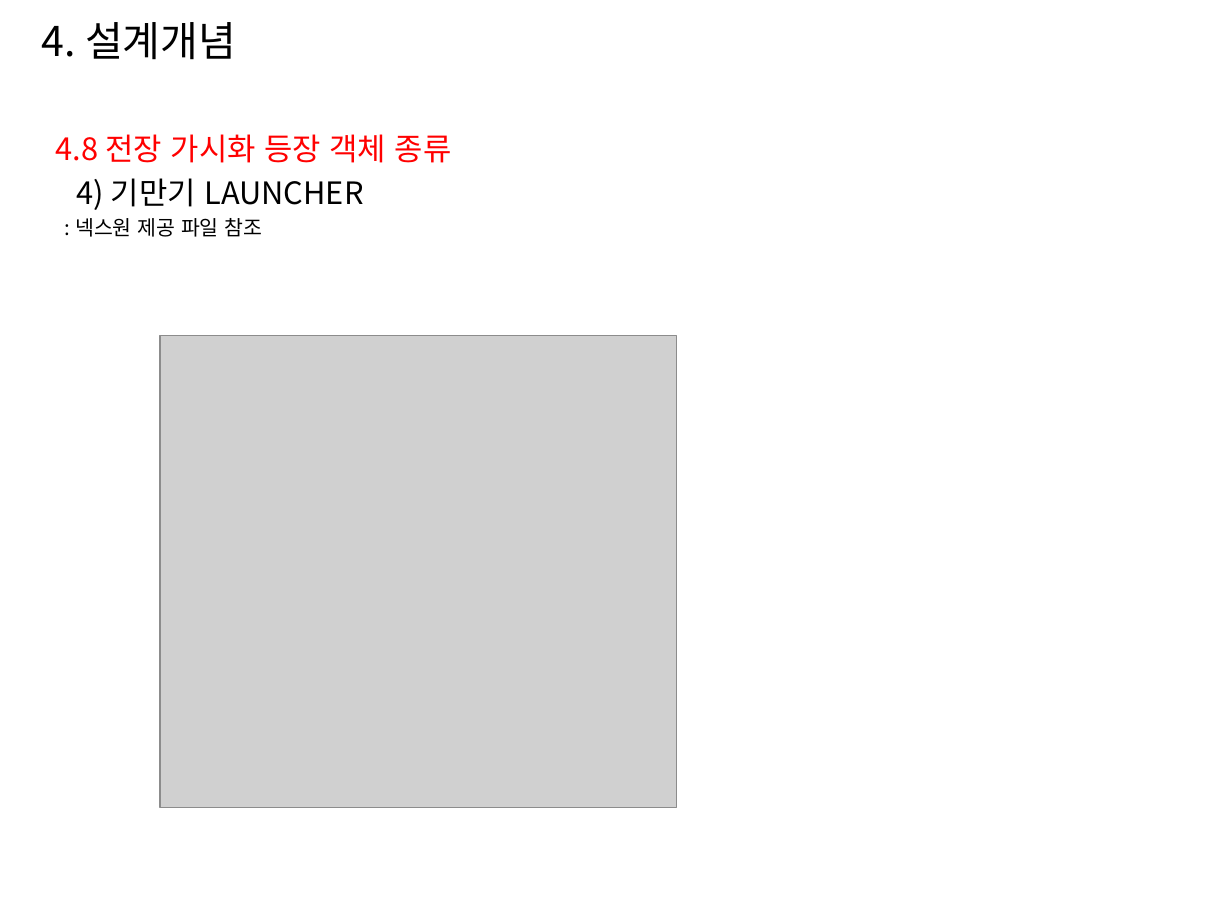
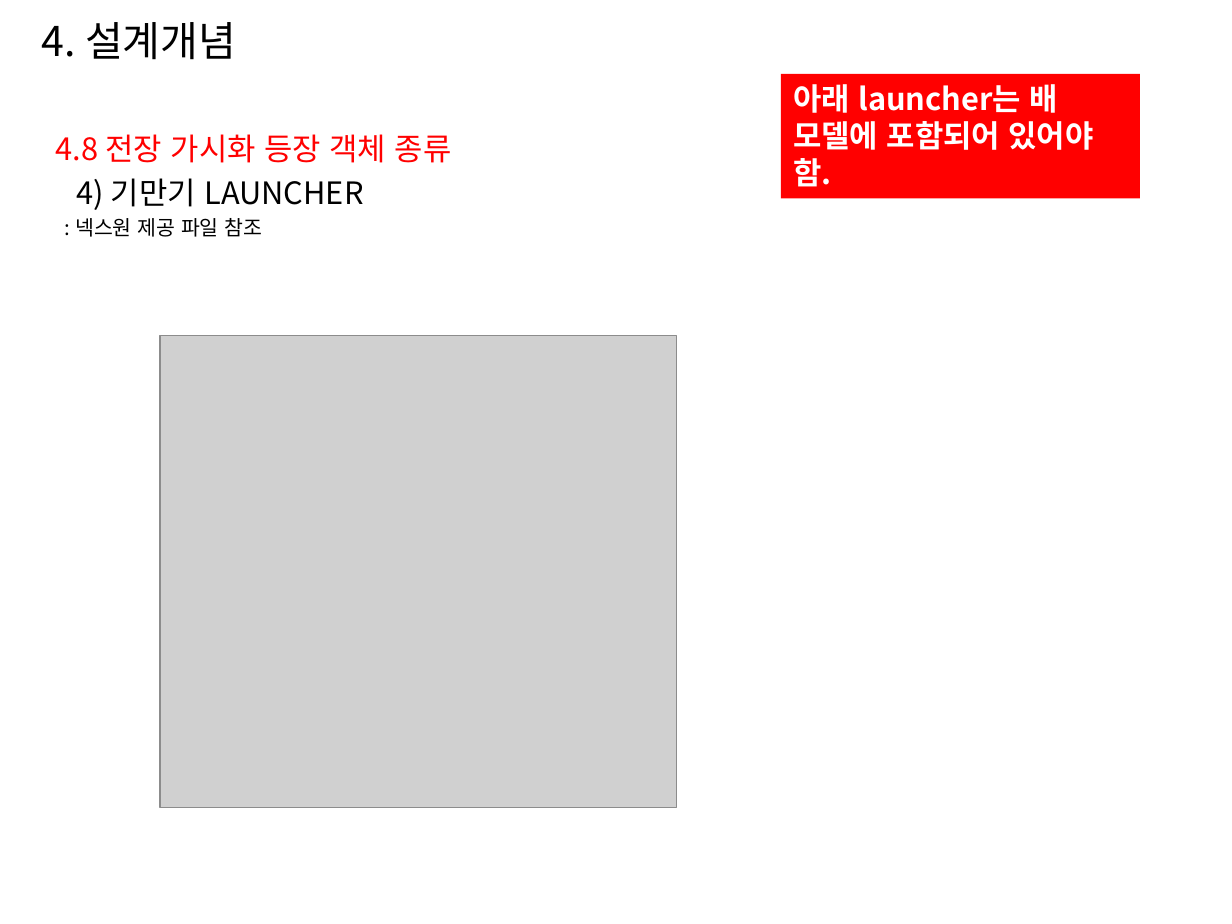
Before and after one commit to uglyduck68/hedgehop, a slide deck: slide 12 of VisualX/[20141117]전장가시화 3D 객체_항목.pptx. Drawn at 1232x924 pixels with LibreOffice and Linux fonts; fonts in the diff are those of the drawing; grey boxes stand for pictures. Boxes give left, top, right and bottom in pixels: in the first picture for what was removed or moved away, otherwise in the second. Text is boxed around its words. In the diff, an @@ line names an element or a change of style, - is before the commit and + after.

```diff
--- a/VisualX/[20141117]전장가시화 3D 객체_항목.pptx
+++ b/VisualX/[20141117]전장가시화 3D 객체_항목.pptx
@@ rectangle added at (781,74,1140,198), fill #FF0000, 18 pt, text #FFFFFF, bold @@
+아래 launcher는 배 모델에 포함되어 있어야 함.
```
Also in this commit, not shown: 4 other files.
